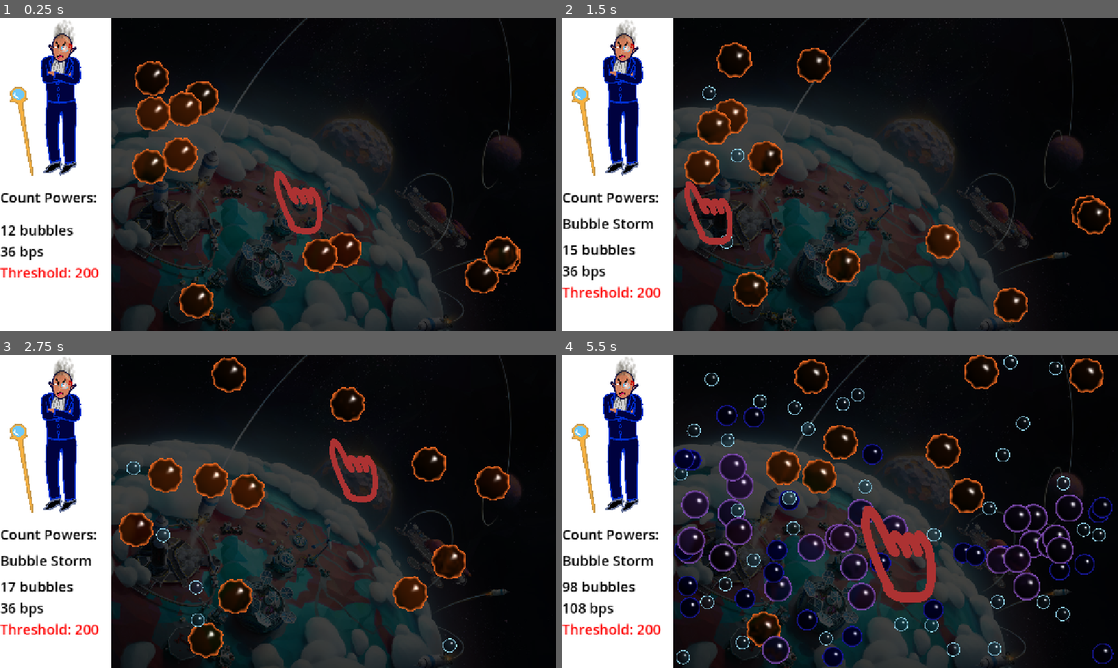
Above: before the commit, frames 1-4 (two rows, left to right).
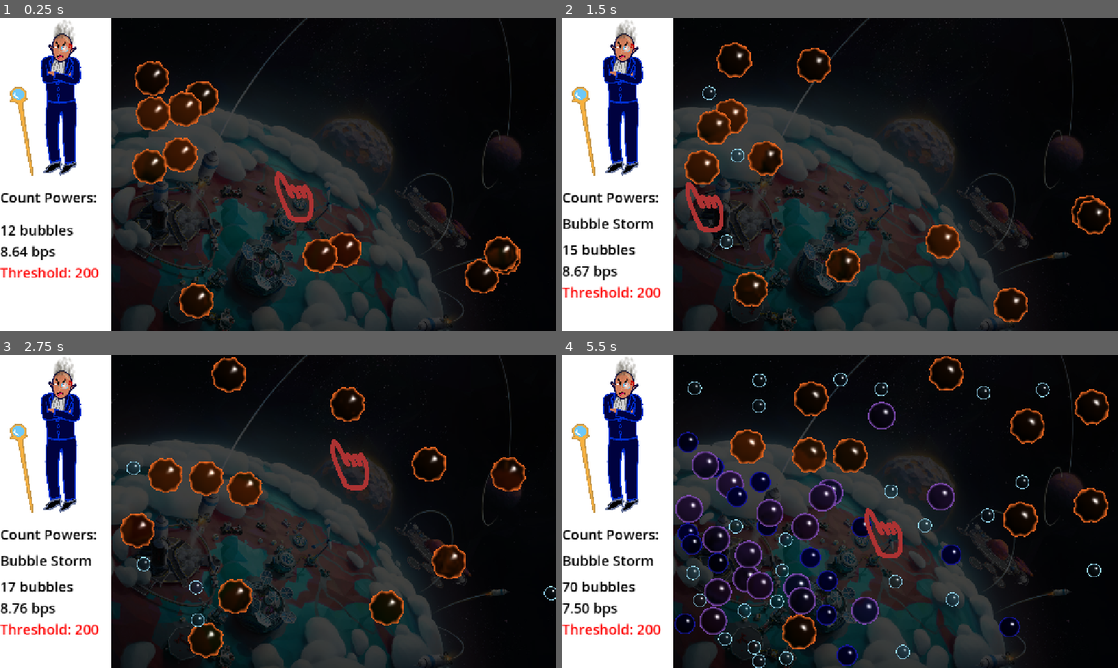
Above: after the commit, the same moments.

Repository: Isaac-SOL/Pop-the-Bubble
Game: Godot game, scene res://scenes/level/main.tscn
The game is run twice, just before and just after one commit, with the same random seed, the same clock (stepped at 60 frames per second) and the same inputs.
Inputs (mouse positions are in pixels of both pictures, inside the frame that each line leads up to):
- Up to frame 1 (0.25 s): no input
- Up to frame 2 (1.5 s): move the mouse to (962, 158) at 0.52 s; press the mouse at (962, 158) at 0.53 s; release the mouse at (962, 158) at 1.25 s; drag from (728, 190) to (606, 174) at 1.27 s
- Up to frame 3 (2.75 s): move the mouse to (333, 442) at 2.02 s; press the mouse at (333, 442) at 2.03 s
- Up to frame 4 (5.5 s): release the mouse at (895, 442) at 2.75 s; drag from (812, 574) to (695, 530) at 2.77 s; move the mouse to (1006, 558) at 3.52 s; press the mouse at (1006, 558) at 3.53 s; release the mouse at (1006, 558) at 4.25 s; drag from (673, 464) to (1045, 539) at 4.27 s; move the mouse to (867, 511) at 5.02 s; press the mouse at (867, 511) at 5.03 s

The runs differ from the first frame. In frame 1, 0.7% of the frame differs, in the area x 0-58%, y 48-78%; in frame 2, 0.7%; in frame 3, 3.3%; in frame 4, 20%, in the area x 0-100%, y 0-100%.

Commit message:
compute BPS

Diff:
--- a/scenes/objects/bubbles/bubble_spawner.tscn
+++ b/scenes/objects/bubbles/bubble_spawner.tscn
@@ -23,7 +23,6 @@
 collision_layer = 12
 collision_mask = 4
 script = ExtResource("1_7akao")
-taux_de_spawn = null
 bubble_level = 2
 bubble_color = Color(0.7822569, 0.29440877, 0.030184815, 1)
 
--- a/scripts/autoloads/Global.gd
+++ b/scripts/autoloads/Global.gd
@@ -1,7 +1,7 @@
 extends Node
 
 
-var bubble_per_seconds : int = 0
+var bubble_per_seconds : float = 0
 
 var main_node: Node
 
--- a/scripts/level/main.gd
+++ b/scripts/level/main.gd
@@ -42,10 +42,11 @@
 
 func update_bubble_count()-> void:
 	%LabelBubbles.text = "%d bubbles" % all_bubbles.size()
-	Global.bubble_per_seconds = 0
+	Global.bubble_per_seconds = 0.
 	for b: Bubble in all_bubbles:
-		Global.bubble_per_seconds += b.bubble_level
-	%LabelBubblesPerSec.text = "%d bps" % Global.bubble_per_seconds
+		if b is BubbleSpawner:
+			Global.bubble_per_seconds += b.taux_de_spawn /100. * 1./b.timer.wait_time
+	%LabelBubblesPerSec.text = "%.2f bps" % Global.bubble_per_seconds
 	check_win()
 
 func check_lose()-> void:
--- a/scripts/objects/bubbles/bubble_spawner.gd
+++ b/scripts/objects/bubbles/bubble_spawner.gd
@@ -1,6 +1,7 @@
 extends Bubble
 class_name BubbleSpawner
 @export var taux_de_spawn: int = 72 #pourcentage
+@onready var timer: Timer = $Timer
 
 func _ready() -> void:
 	super()
@@ -9,3 +10,5 @@
 func _on_timer_timeout() -> void:
 	if randi() % 101 > taux_de_spawn:
 		spawn.emit(1, position, 0)
+	else:
+		timer.wait_time += randfn(-.01, .01)
